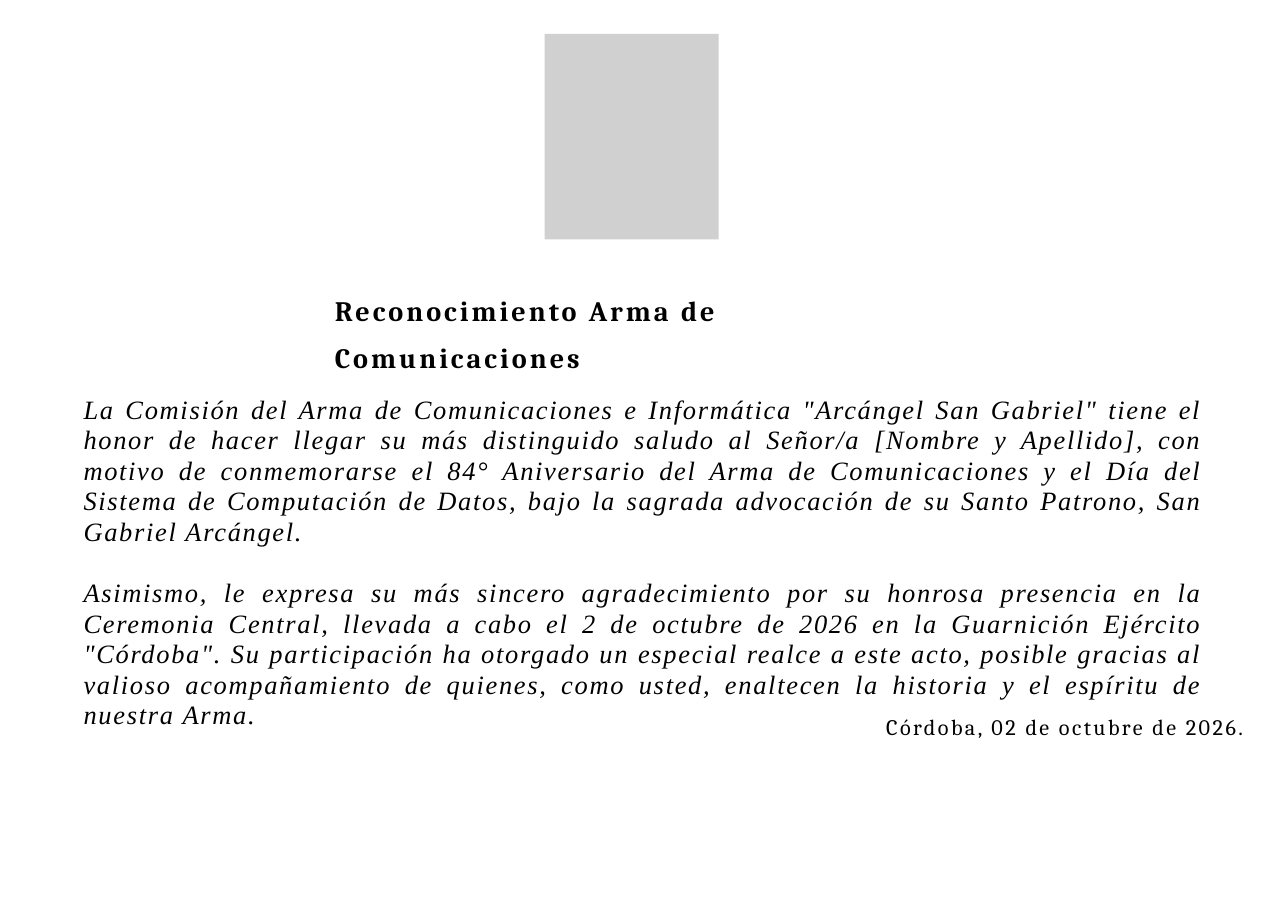
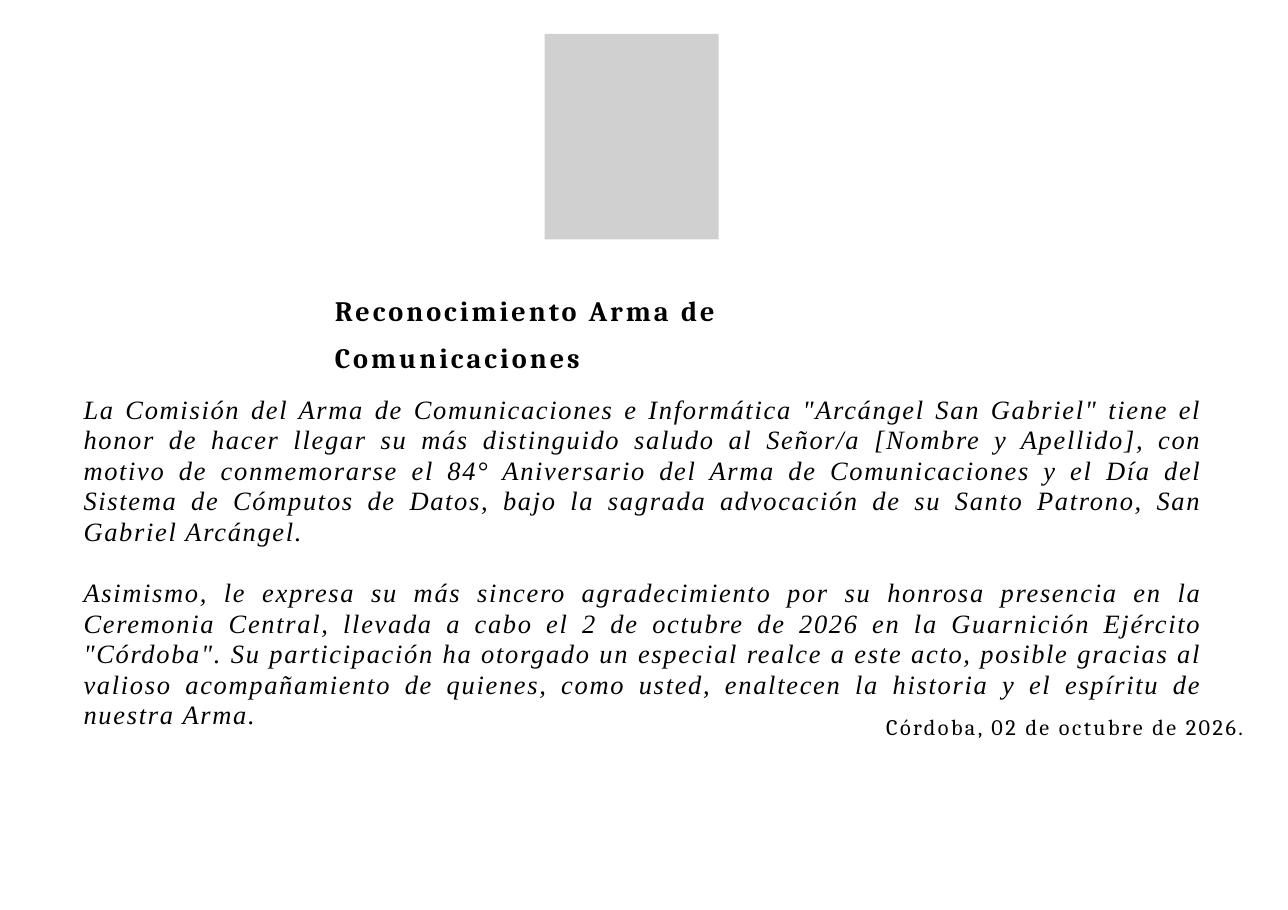
Before and after one commit to santigorbe/dia_arma_comu, a slide deck: slide 1 of diploma/plantilla_diploma.pptx. Drawn at 1288x910 pixels with LibreOffice and Linux fonts; fonts in the diff are those of the drawing; grey boxes stand for pictures. Boxes give left, top, right and bottom in pixels: in the first picture for what was removed or moved away, otherwise in the second. Text is boxed around its words. In the diff, an @@ line names an element or a change of style, - is before the commit and + after.

```diff
--- a/diploma/plantilla_diploma.pptx
+++ b/diploma/plantilla_diploma.pptx
@@ text at bbox=[84, 400, 1200, 547]: text changed @@
-La Comisión del Arma de Comunicaciones e Informática "Arcángel San Gabriel" tiene el honor de hacer llegar su más distinguido saludo al Señor/a [Nombre y Apellido], con motivo de conmemorarse el 84° Aniversario del Arma de Comunicaciones y el Día del Sistema de Computación de Datos, bajo la sagrada advocación de su Santo Patrono, San Gabriel Arcángel.
+La Comisión del Arma de Comunicaciones e Informática "Arcángel San Gabriel" tiene el honor de hacer llegar su más distinguido saludo al Señor/a [Nombre y Apellido], con motivo de conmemorarse el 84° Aniversario del Arma de Comunicaciones y el Día del Sistema de Cómputos de Datos, bajo la sagrada advocación de su Santo Patrono, San Gabriel Arcángel.
```
Also in this commit, not shown: 4 other files.
